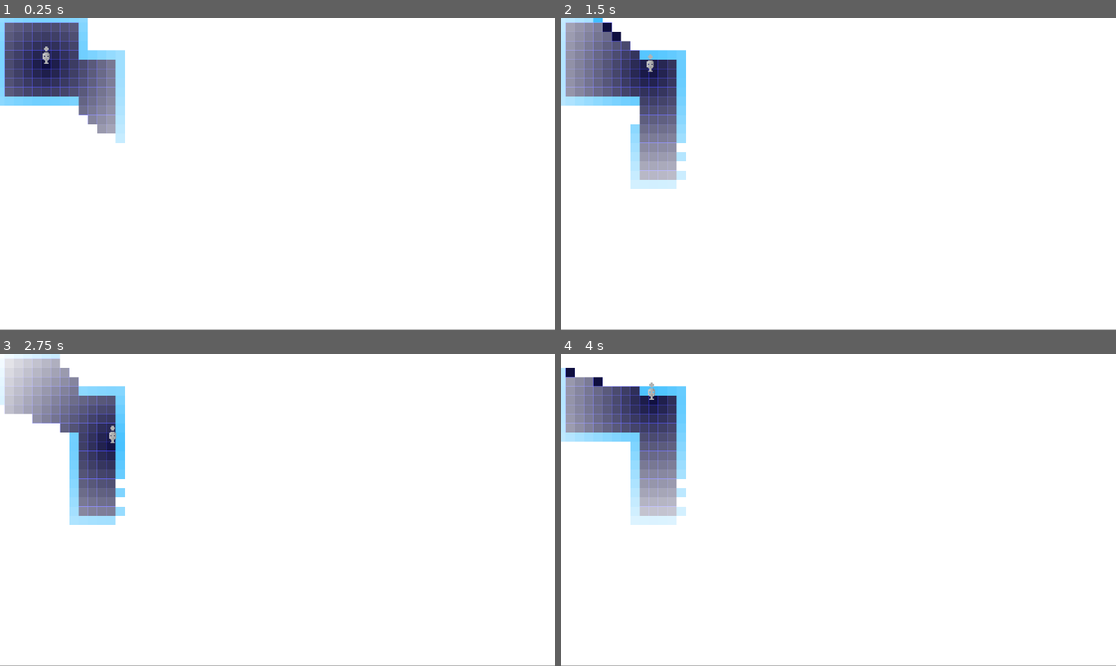
Above: before the commit, frames 1-4 (two rows, left to right).
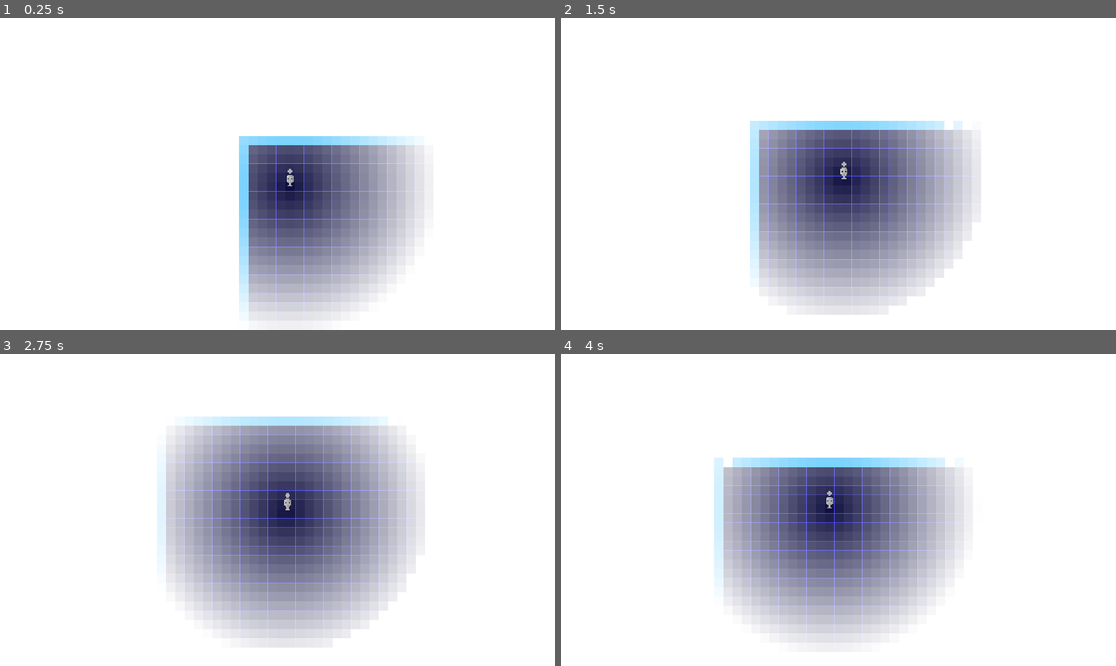
Above: after the commit, the same moments.

Repository: ObsidianBlk/NoSpace
Game: Godot game, scene res://World.tscn
Same seed, same stepped clock (60 frames per second), same inputs: the game is played once before the commit and once after it.
Inputs:
- Up to frame 1 (0.25 s): no input
- Up to frame 2 (1.5 s): hold D (move_right) 0.53-1.28 s; hold S (move_down) from 1.28 s (still down)
- Up to frame 3 (2.75 s): release S (move_down) at 2.03 s; hold D (move_right) from 2.03 s (still down)
- Up to frame 4 (4 s): release D (move_right) at 2.78 s; hold W (move_up) 2.78-3.53 s; hold A (move_left) from 3.53 s (still down)

The runs differ from the first frame. In frame 1, 24% of the frame differs, in the area x 0-100%, y 0-100%; in frame 2, 30%; in frame 3, 36%; in frame 4, 30%.

Commit message:
Added (but not tested) doors. Building out NEM for inter-region travel... doesn't work yet

Diff:
--- /dev/null
+++ b/Objects/Camera/Camera.gd
@@ -0,0 +1,25 @@
+extends Camera2D
+
+
+export var target_path : NodePath = ""			setget _set_target_path
+
+var target = null
+
+func _set_target_path(tp : NodePath) -> void:
+	target_path = tp
+	if tp == "":
+		print("No Target")
+		target = null
+	else:
+		var _t = get_node(target_path)
+		if _t:
+			print("Found Target")
+			target = _t
+
+func _ready():
+	if target == null and target_path != "":
+		_set_target_path(target_path)
+
+func _physics_process(delta):
+	if target != null:
+		global_position = target.global_position
--- /dev/null
+++ b/Objects/Camera/Camera.tscn
@@ -0,0 +1,7 @@
+[gd_scene load_steps=2 format=2]
+
+[ext_resource path="res://Objects/Camera/Camera.gd" type="Script" id=1]
+
+[node name="Camera" type="Camera2D"]
+smoothing_enabled = true
+script = ExtResource( 1 )
--- /dev/null
+++ b/Objects/NEM/DoorTile.gd
@@ -0,0 +1,57 @@
+tool
+extends StaticBody2D
+class_name DoorTile
+
+signal door_opened(ridx, tidx)
+
+enum FACING {UP = 0, RIGHT = 1, DOWN = 2, LEFT = 3}
+
+export (FACING) var facing = FACING.UP				setget _set_facing
+export var ridx : int = -1
+export var tidx : int = -1
+
+var trigger_body = null
+
+onready var colshape = $CollisionShape2D
+onready var sprite = $Sprite
+onready var actarea = $ActArea
+onready var anim = $Anim
+
+
+func _set_facing(f : int) -> void:
+	facing = f
+	if sprite:
+		var a = deg2rad(90 * facing)
+		var colpos = Vector2(0, 24).rotated(a)
+		sprite.rotation = a
+		colshape.rotation = a
+		colshape.position = colpos
+		actarea.position = colpos
+
+func _enable_collision(e : bool = true) -> void:
+	if e:
+		collision_layer = 1
+		colshape.disabled = false
+	else:
+		collision_layer = 0
+		colshape.disabled = true
+
+func _on_door_trigger():
+	if collision_layer == 1:
+		anim.play("open")
+		emit_signal("door_opened", ridx, tidx)
+
+func _on_body_entered(body):
+	if trigger_body == null and body.has_signal("trigger"):
+		trigger_body = body
+		trigger_body.connect("trigger", self, "_on_door_trigger")
+
+func _on_body_exited(body):
+	if trigger_body == body:
+		trigger_body.disconnect("trigger", self, "_on_door_trigger")
+		if collision_layer == 0:
+			anim.play("close")
+
+func _on_anim_finished(anim_name):
+	if anim_name == "close":
+		anim.play("idle")
--- /dev/null
+++ b/Objects/NEM/DoorTile.tscn
@@ -0,0 +1,113 @@
+[gd_scene load_steps=8 format=2]
+
+[ext_resource path="res://Assets/Graphics/Door.png" type="Texture" id=1]
+[ext_resource path="res://Objects/NEM/DoorTile.gd" type="Script" id=2]
+
+[sub_resource type="RectangleShape2D" id=1]
+extents = Vector2( 32, 8 )
+
+[sub_resource type="Animation" id=2]
+resource_name = "close"
+length = 0.5
+tracks/0/type = "bezier"
+tracks/0/path = NodePath("Sprite:frame")
+tracks/0/interp = 1
+tracks/0/loop_wrap = true
+tracks/0/imported = false
+tracks/0/enabled = true
+tracks/0/keys = {
+"points": PoolRealArray( 6, -0.25, 0, 0.25, 0, 0, -0.25, 0, 0.25, 0 ),
+"times": PoolRealArray( 0, 0.5 )
+}
+tracks/1/type = "method"
+tracks/1/path = NodePath(".")
+tracks/1/interp = 1
+tracks/1/loop_wrap = true
+tracks/1/imported = false
+tracks/1/enabled = true
+tracks/1/keys = {
+"times": PoolRealArray( 0.2 ),
+"transitions": PoolRealArray( 1 ),
+"values": [ {
+"args": [ true ],
+"method": "_enable_collision"
+} ]
+}
+
+[sub_resource type="Animation" id=3]
+resource_name = "idle"
+length = 0.1
+tracks/0/type = "value"
+tracks/0/path = NodePath("Sprite:frame")
+tracks/0/interp = 1
+tracks/0/loop_wrap = true
+tracks/0/imported = false
+tracks/0/enabled = true
+tracks/0/keys = {
+"times": PoolRealArray( 0 ),
+"transitions": PoolRealArray( 1 ),
+"update": 1,
+"values": [ 0 ]
+}
+
+[sub_resource type="Animation" id=4]
+resource_name = "open"
+length = 0.5
+tracks/0/type = "bezier"
+tracks/0/path = NodePath("Sprite:frame")
+tracks/0/interp = 1
+tracks/0/loop_wrap = true
+tracks/0/imported = false
+tracks/0/enabled = true
+tracks/0/keys = {
+"points": PoolRealArray( 0, -0.25, 0, 0.25, 0, 7, -0.25, 0, 0.25, 0 ),
+"times": PoolRealArray( 0, 0.5 )
+}
+tracks/1/type = "method"
+tracks/1/path = NodePath(".")
+tracks/1/interp = 1
+tracks/1/loop_wrap = true
+tracks/1/imported = false
+tracks/1/enabled = true
+tracks/1/keys = {
+"times": PoolRealArray( 0.3 ),
+"transitions": PoolRealArray( 1 ),
+"values": [ {
+"args": [ false ],
+"method": "_enable_collision"
+} ]
+}
+
+[sub_resource type="RectangleShape2D" id=5]
+extents = Vector2( 32, 32 )
+
+[node name="DoorTile" type="StaticBody2D"]
+script = ExtResource( 2 )
+
+[node name="Sprite" type="Sprite" parent="."]
+scale = Vector2( 4, 4 )
+texture = ExtResource( 1 )
+hframes = 8
+frame = 6
+
+[node name="CollisionShape2D" type="CollisionShape2D" parent="."]
+position = Vector2( -1.04907e-06, 24 )
+shape = SubResource( 1 )
+
+[node name="Anim" type="AnimationPlayer" parent="."]
+autoplay = "idle"
+anims/close = SubResource( 2 )
+anims/idle = SubResource( 3 )
+anims/open = SubResource( 4 )
+
+[node name="ActArea" type="Area2D" parent="."]
+position = Vector2( 0, 24 )
+collision_layer = 0
+collision_mask = 32
+
+[node name="CollisionShape2D" type="CollisionShape2D" parent="ActArea"]
+shape = SubResource( 5 )
+
+[connection signal="animation_finished" from="Anim" to="." method="_on_anim_finished"]
+[connection signal="body_entered" from="ActArea" to="." method="_on_body_entered"]
+[connection signal="body_exited" from="ActArea" to="." method="_on_body_exited"]
--- a/Objects/NEM/NEM.gd
+++ b/Objects/NEM/NEM.gd
@@ -4,15 +4,17 @@
 # ---------------------------------------------------------------------------
 # ENUM Definitions
 # ---------------------------------------------------------------------------
-enum TILE_TYPE {NONE = 0, FLOOR = 1, WALL = 2}
+enum TILE_TYPE {NONE = 0, FLOOR = 1, WALL = 2, DOOR = 3}
 
 # ---------------------------------------------------------------------------
 # Variables
 # ---------------------------------------------------------------------------
 var tile_resource = preload("res://Objects/NEM/PulseTile.tscn")
+var door_resource = preload("res://Objects/NEM/DoorTile.tscn")
 var tile_size = 32
 
 var player_node = null
+var camera_node = null
 var regions = []
 
 var living_regions = []
@@ -44,12 +46,15 @@
 	for key in living_tiles:
 		var n = living_tiles[key]
 		if is_entity_visible(n):
-			var dist = player_node.position.distance_to(n.position)
-			n.alpha = 1.0 - (dist / player_node.sight)
+			if n is PulseTile:
+				var dist = player_node.position.distance_to(n.position)
+				n.alpha = 1.0 - (dist / player_node.sight)
 		else:
 			dkeys.append(key)
 
 	for key in dkeys:
+		if living_tiles[key] is DoorTile:
+			living_tiles[key].disconnect("door_opened", self, "_on_door_opened")
 		floors_node.remove_child(living_tiles[key])
 		living_tiles[key].queue_free()
 		living_tiles.erase(key)
@@ -86,19 +91,51 @@
 
 				if not (key in living_tiles) and is_position_visible(tpos) and ttype != TILE_TYPE.NONE:
 					var ridx = tiles[idx][0]
-					var tn = tile_resource.instance()
-
-					floors_node.add_child(tn)
-					tn.position = tpos
+					var tidx = tiles[idx][3]
+					var tn = null
+
+					if ttype == TILE_TYPE.DOOR:
+						print("Checking for door")
+						var dinfo = _get_door_info(ridx, tidx)
+						if dinfo != null:
+							tn = door_resource.instance()
+							tn.facing = dinfo.facing
+							tn.ridx = dinfo.to_ridx
+							tn.tidx = dinfo.to_tidx
+							tn.connect("door_opened", self, "_on_door_open")
+						else:
+							print("Failed to find door")
+							ttype = TILE_TYPE.WALL
+
 					if ttype == TILE_TYPE.FLOOR:
+						tn = tile_resource.instance()
 						tn.color = regions[ridx].floor_color
 					elif ttype == TILE_TYPE.WALL:
+						tn = tile_resource.instance()
 						tn.color = regions[ridx].wall_color
 						tn.collision_enabled = true
 						tn.base_intensity = 1.0
-					living_tiles[key] = tn
+
+					if tn != null:
+						floors_node.add_child(tn)
+						tn.position = tpos
+						living_tiles[key] = tn
 				idx += 1
 
+func _get_door_info(ridx : int, tidx : int):
+	var door_list = regions[ridx].doors
+	for door in door_list:
+		if door.tidx == tidx and _door_exists(door.to_ridx, door.to_didx):
+			return door
+	return null
+
+func _door_exists(ridx : int, didx : int) -> bool:
+	if ridx >= 0 and ridx <= regions.size():
+		var door_list = regions[ridx].doors
+		for door in door_list:
+			if door.didx == didx:
+				return true
+	return false
 
 func _world_to_region(pos : Vector2, lridx : int) -> Vector2:
 	if living_regions.size() <= 0:
@@ -128,11 +165,12 @@
 		for x in range(start.x - trad, start.x + trad):
 			var tval = TILE_TYPE.NONE
 			var tpos = Vector2(x, y)
+			var tidx = (y * reg_size.x) + x
 			if x >= 0 and x < reg_size.x and y >= 0 and y < reg_size.y:
 				var dist = tpos.distance_to(start)
 				if dist < trad:
-					tval = reg.tiles[(y * reg_size.x) + x]
-			tiles.append([living_regions[lridx].ridx, tval, tpos])
+					tval = reg.tiles[tidx]
+			tiles.append([living_regions[lridx].ridx, tval, tpos, tidx])
 	return tiles
 
 func _get_cur_region_player_start() -> Vector2:
@@ -150,6 +188,10 @@
 			return (regions[ridx].player_start * tile_size) + living_regions[0].offset
 	return Vector2.ZERO
 
+func _link_camera_and_player() -> void:
+	if camera_node and player_node:
+		camera_node.target_path = player_node.get_path()
+
 # ---------------------------------------------------------------------------
 # NODE Override Methods
 # ---------------------------------------------------------------------------
@@ -180,6 +222,26 @@
 		ents_node.add_child(p)
 		player_node = p
 		player_node.position = ppos
+
+		_link_camera_and_player()
+
+
+func detach_camera_to_container(container : Node2D) -> void:
+	if camera_node != null:
+		camera_node.target_path = ""
+		remove_child(camera_node)
+		container.add_child(camera_node)
+		camera_node = null
+
+func attach_camera(c : Camera2D, container : Node2D) -> void:
+	if camera_node != c:
+		detach_camera_to_container(container)
+		var cparent = c.get_parent()
+		cparent.remove_child(c)
+		add_child(c)
+		camera_node = c
+
+		_link_camera_and_player()
 
 func is_position_visible(pos : Vector2) -> bool:
 	if player_node == null:
@@ -199,6 +261,7 @@
 		"width": 0,
 		"height": 0,
 		"player_start": null,
+		"doors": [],
 		"tiles":null
 	}
 
@@ -229,7 +292,45 @@
 						reg.tiles[index] = TILE_TYPE.WALL
 				else:
 					reg.tiles[index] = TILE_TYPE.FLOOR
-	# TODO: Handle Doors
+
+	for didx in range(0, door_list.size() - 1):
+		var door = door_list[didx]
+		var dx = door.x - container_rect.position.x
+		var dy = door.y - container_rect.position.y
+		if dx >= 1 and dx < container_rect.size.x - 1 and dy >= 1 and dy < container_rect.size.y - 1:
+			var idx = (dy * container_rect.size.x) + dx
+			if reg.tiles[idx] == TILE_TYPE.WALL:
+				var facing = -1 # -1 = Invalid
+
+				var idx_l = (dy * container_rect.size.x) + (dx - 1)
+				var idx_r = (dy * container_rect.size.y) + (dx + 1)
+				var idx_u = ((dy - 1) * container_rect.size.x) + dx
+				var idx_d = ((dy + 1) * container_rect.size.x) + dx
+				if reg.tiles[idx_l] == TILE_TYPE.WALL and reg.tiles[idx_r] == TILE_TYPE.WALL:
+					if reg.tiles[idx_u] == TILE_TYPE.NONE:
+						facing = DoorTile.FACING.UP
+					elif reg.tiles[idx_d] == TILE_TYPE.NONE:
+						facing = DoorTile.FACING.DOWN
+
+
+				if facing < 0:
+					if reg.tiles[idx_u] == TILE_TYPE.WALL and reg.tiles[idx_d] == TILE_TYPE.WALL:
+						if reg.tiles[idx_l] == TILE_TYPE.NONE:
+							facing = DoorTile.FACING.LEFT
+						if reg.tiles[idx_r] == TILE_TYPE.NONE:
+							facing = DoorTile.FACING.RIGHT
+
+				if facing == 0 || facing == 1:
+					reg.doors.append({
+						"tidx": idx,
+						"didx": didx,
+						"x":dx,
+						"y":dy,
+						"facing": facing,
+						"to_ridx":door.to_ridx,
+						"to_didx":door.to_didx
+					})
+					reg.tiles[idx] = TILE_TYPE.DOOR
 
 	var px = int(player_start_pos.x) - container_rect.position.x
 	var py = int(player_start_pos.y) - container_rect.position.y
@@ -249,3 +350,6 @@
 # ---------------------------------------------------------------------------
 # Signal Handler Methods
 # ---------------------------------------------------------------------------
+
+func _on_door_open(ridx : int, tidx : int) -> void:
+	pass
--- a/World.gd
+++ b/World.gd
@@ -3,6 +3,7 @@
 
 onready var NEM = $NEM
 onready var player_node = $Container/Player
+onready var camera_node = $Container/Camera
 onready var container_node = $Container
 
 
@@ -10,10 +11,38 @@
 	NEM.add_region(
 		Color(0.25, 0.25, 1.0), Color(0.25, 0.75, 1.0),
 		[
-			Rect2(0, 0, 10, 10),
-			Rect2(8, 4, 6, 15)
+			Rect2(15,15,2,2),
+			Rect2(0, 0, 30, 30),
+			Rect2(10, 28, 6, 15)
 		],
-		[],
+		[{
+			"x":0,
+			"y":-4,
+			"to_ridx":1,
+			"to_didx":0
+		}],
 		Vector2(5, 5)
 	)
+
+	NEM.add_region(
+		Color(0.25, 1.0, 0.25), Color(1.0, 0.75, 0.25),
+		[
+			Rect2(-25, -25, 24, 24),
+			Rect2(-25, 1, 24, 24),
+			Rect2(1, 1, 24, 24),
+			Rect2(1, -25, 24, 24),
+			Rect2(-3, -20, 5, 6),
+			Rect2(-3, -10, 5, 6),
+			Rect2(10, -3, 6, 5)
+		],
+		[{
+			"x": 25,
+			"y": 15,
+			"to_ridx":0,
+			"to_didx":0
+		}],
+		Vector2(5, 5)
+	)
+
 	NEM.attach_player(player_node, container_node)
+	NEM.attach_camera(camera_node, container_node)
--- a/World.tscn
+++ b/World.tscn
@@ -1,33 +1,39 @@
-[gd_scene load_steps=8 format=2]
+[gd_scene load_steps=9 format=2]
 
 [ext_resource path="res://Objects/Player/Player.tscn" type="PackedScene" id=1]
 [ext_resource path="res://Objects/NEM/NEM.tscn" type="PackedScene" id=2]
 [ext_resource path="res://World.gd" type="Script" id=3]
 [ext_resource path="res://Assets/Graphics/white.jpg" type="Texture" id=4]
 [ext_resource path="res://Shaders/Starfield.shader" type="Shader" id=5]
+[ext_resource path="res://Objects/Camera/Camera.tscn" type="PackedScene" id=6]
 
-[sub_resource type="ShaderMaterial" id=3]
+[sub_resource type="ShaderMaterial" id=1]
 resource_local_to_scene = true
 shader = ExtResource( 5 )
 shader_param/num_layers = 4
-shader_param/starfield_scale = 4.0
-shader_param/star_scale = 0.2
-shader_param/star_color_saturation = 0.419
+shader_param/starfield_scale = 1.0
+shader_param/star_scale = 0.328
+shader_param/star_color_saturation = 0.36
 shader_param/flare_range = 0.2
-shader_param/flare_intensity = 0.233
+shader_param/flare_intensity = 0.163
 shader_param/anim_scale = 0.01
 
-[sub_resource type="Environment" id=1]
+[sub_resource type="Environment" id=2]
 background_mode = 1
 glow_enabled = true
 
 [node name="World" type="Node2D"]
 script = ExtResource( 3 )
 
-[node name="Starfield" type="Sprite" parent="."]
-material = SubResource( 3 )
+[node name="ParallaxBackground" type="ParallaxBackground" parent="."]
+
+[node name="ParallaxLayer" type="ParallaxLayer" parent="ParallaxBackground"]
+motion_mirroring = Vector2( 1, 1 )
+
+[node name="Starfield" type="Sprite" parent="ParallaxBackground/ParallaxLayer"]
+material = SubResource( 1 )
 position = Vector2( 0, -1 )
-scale = Vector2( 240, 135 )
+scale = Vector2( 960, 540 )
 texture = ExtResource( 4 )
 centered = false
 
@@ -36,7 +42,10 @@
 [node name="Player" parent="Container" instance=ExtResource( 1 )]
 position = Vector2( 361, 263 )
 
+[node name="Camera" parent="Container" instance=ExtResource( 6 )]
+current = true
+
 [node name="NEM" parent="." instance=ExtResource( 2 )]
 
 [node name="WorldEnvironment" type="WorldEnvironment" parent="."]
-environment = SubResource( 1 )
+environment = SubResource( 2 )
--- a/project.godot
+++ b/project.godot
@@ -9,6 +9,11 @@
 config_version=4
 
 _global_script_classes=[ {
+"base": "StaticBody2D",
+"class": "DoorTile",
+"language": "GDScript",
+"path": "res://Objects/NEM/DoorTile.gd"
+}, {
 "base": "KinematicBody2D",
 "class": "Player",
 "language": "GDScript",
@@ -25,6 +30,7 @@
 "path": "res://Scripts/FSM/State.gd"
 } ]
 _global_script_class_icons={
+"DoorTile": "",
 "Player": "",
 "PulseTile": "",
 "State": ""
Binary file added: Assets/Graphics/Door.png
Not shown, added: Assets/Graphics/Door.png.import
